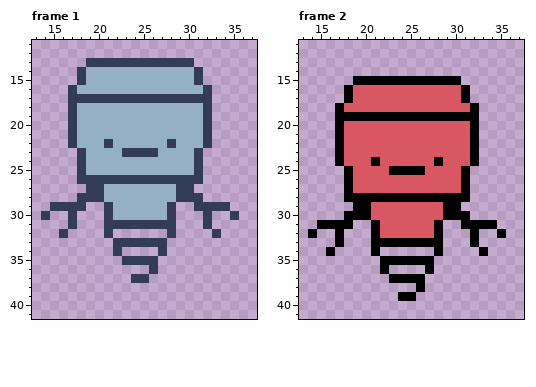
Edited in one commit: pixel-art file (new-game-project/Images/aseprite Files/robotBase.aseprite). The first picture shows the starting point.
50x50 pixels, 6 frames. Shown: frame 1: x 13..37, y 11..41; frame 2: x 13..37, y 11..41. The commit also changed other frames, which this record leaves out.
After the commit:
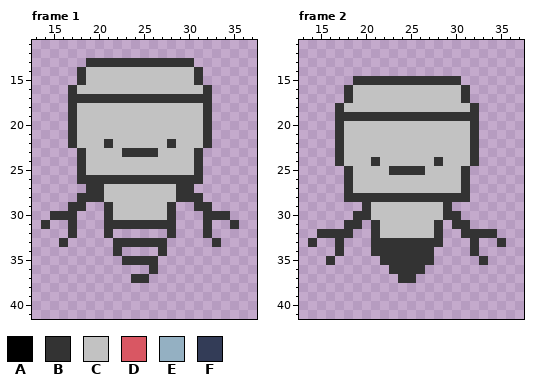
Palette (. is transparent): A #000000  B #333333  C #c2c2c2  D #d95763  E #94b0c2  F #333c57
Diff:
--- frame 1, layer "robotred"
@@ x 13..37 @@
 12 .........................
-13 ......FFFFFFFFFFFF.......
-14 .....FEEEEEEEEEEEEF......
-15 .....FEEEEEEEEEEEEF......
-16 ....FEEEEEEEEEEEEEEF.....
-17 ....FFFFFFFFFFFFFFFF.....
-18 ....FEEEEEEEEEEEEEEF.....
-19 ....FEEEEEEEEEEEEEEF.....
-20 ....FEEEEEEEEEEEEEEF.....
-21 ....FEEEEEEEEEEEEEEF.....
-22 ....FEEEFEEEEEEFEEEF.....
-23 .....FEEEEFFFFEEEEF......
-24 .....FEEEEEEEEEEEEF......
-25 .....FEEEEEEEEEEEEF......
-26 .....FFFFFFFFFFFFFF......
-27 ......FFEEEEEEEEFF.......
-28 .....FFFEEEEEEEEFFF......
-29 ..FFFF..FEEEEEEF..FFFF...
-30 .F..F...FEEEEEEF...F..F..
-31 ....F...FFFFFFFF...F.....
-32 ...F....F......F....F....
-33 .........FFFFFF..........
-34 .........F....F..........
-35 ..........FFFF...........
-36 .............F...........
-37 ...........FF............
+13 ......BBBBBBBBBBBB.......
+14 .....BCCCCCCCCCCCCB......
+15 .....BCCCCCCCCCCCCB......
+16 ....BCCCCCCCCCCCCCCB.....
+17 ....BBBBBBBBBBBBBBBB.....
+18 ....BCCCCCCCCCCCCCCB.....
+19 ....BCCCCCCCCCCCCCCB.....
+20 ....BCCCCCCCCCCCCCCB.....
+21 ....BCCCCCCCCCCCCCCB.....
+22 ....BCCCBCCCCCCBCCCB.....
+23 .....BCCCCBBBBCCCCB......
+24 .....BCCCCCCCCCCCCB......
+25 .....BCCCCCCCCCCCCB......
+26 .....BBBBBBBBBBBBBB......
+27 ......BBCCCCCCCCBB.......
+28 .....BBBCCCCCCCCBBB......
+29 ....BB..BCCCCCCB..BB.....
+30 ..BBB...BCCCCCCB...BBB...
+31 .B..B...BBBBBBBB...B..B..
+32 ....B...B......B...B.....
+33 ...B.....BBBBBB.....B....
+34 .........B....B..........
+35 ..........BBBB...........
+36 .............B...........
+37 ...........BB............
 38 .........................
--- frame 2, layer "robotred"
@@ x 13..37 @@
 14 .........................
-15 ......AAAAAAAAAAAA.......
-16 .....ADDDDDDDDDDDDA......
-17 .....ADDDDDDDDDDDDA......
-18 ....ADDDDDDDDDDDDDDA.....
-19 ....AAAAAAAAAAAAAAAA.....
-20 ....ADDDDDDDDDDDDDDA.....
-21 ....ADDDDDDDDDDDDDDA.....
-22 ....ADDDDDDDDDDDDDDA.....
-23 ....ADDDDDDDDDDDDDDA.....
-24 ....ADDDADDDDDDADDDA.....
-25 .....ADDDDAAAADDDDA......
-26 .....ADDDDDDDDDDDDA......
-27 .....ADDDDDDDDDDDDA......
-28 .....AAAAAAAAAAAAAA......
-29 ......AADDDDDDDDAA.......
-30 .....AAADDDDDDDDAAA......
-31 ..AAAA..ADDDDDDA..AAAA...
-32 .A..A...ADDDDDDA...A..A..
-33 ....A...AAAAAAAA...A.....
-34 ...A....A......A....A....
-35 .........AAAAAA..........
-36 .........A....A..........
-37 ..........AAAA...........
-38 .............A...........
-39 ...........AA............
+15 ......BBBBBBBBBBBB.......
+16 .....BCCCCCCCCCCCCB......
+17 .....BCCCCCCCCCCCCB......
+18 ....BCCCCCCCCCCCCCCB.....
+19 ....BBBBBBBBBBBBBBBB.....
+20 ....BCCCCCCCCCCCCCCB.....
+21 ....BCCCCCCCCCCCCCCB.....
+22 ....BCCCCCCCCCCCCCCB.....
+23 ....BCCCCCCCCCCCCCCB.....
+24 ....BCCCBCCCCCCBCCCB.....
+25 .....BCCCCBBBBCCCCB......
+26 .....BCCCCCCCCCCCCB......
+27 .....BCCCCCCCCCCCCB......
+28 .....BBBBBBBBBBBBBB......
+29 .......BCCCCCCCCB........
+30 ......BBCCCCCCCCBB.......
+31 .....BB.BCCCCCCB.BB......
+32 ..BBBB..BCCCCCCB..BBBB...
+33 .B..B...BBBBBBBB...B..B..
+34 ....B...BBBBBBB....B.....
+35 ...B.....BBBBBB.....B....
+36 ..........BBBB...........
+37 ...........BB............
+38 .........................
+39 .........................
 40 .........................
